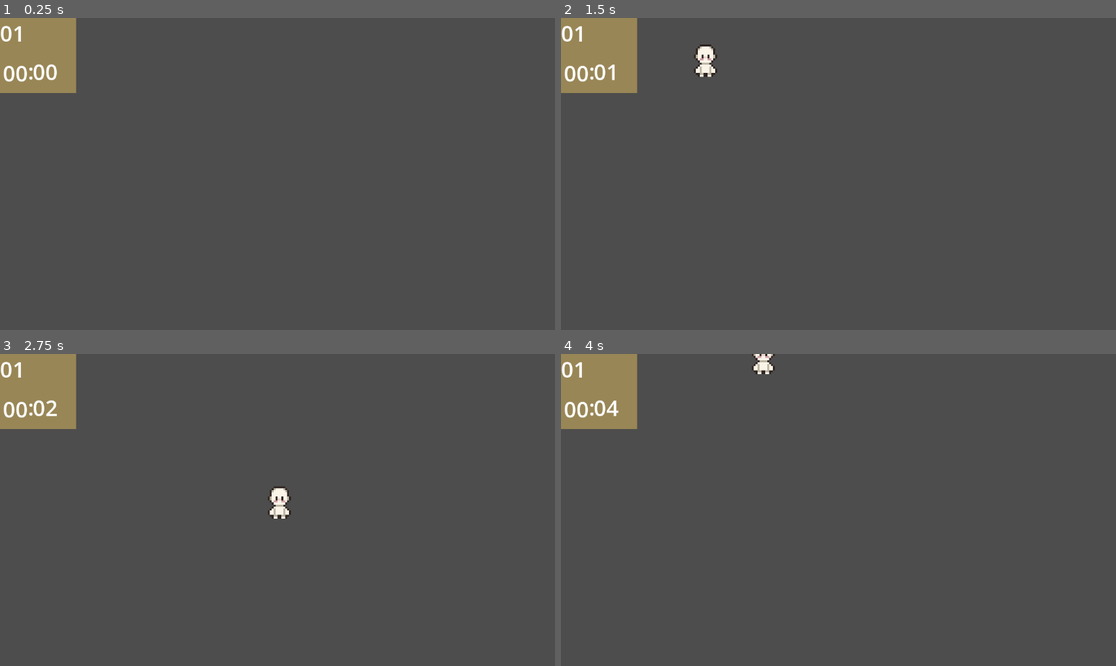
Above: before the commit, frames 1-4 (two rows, left to right).
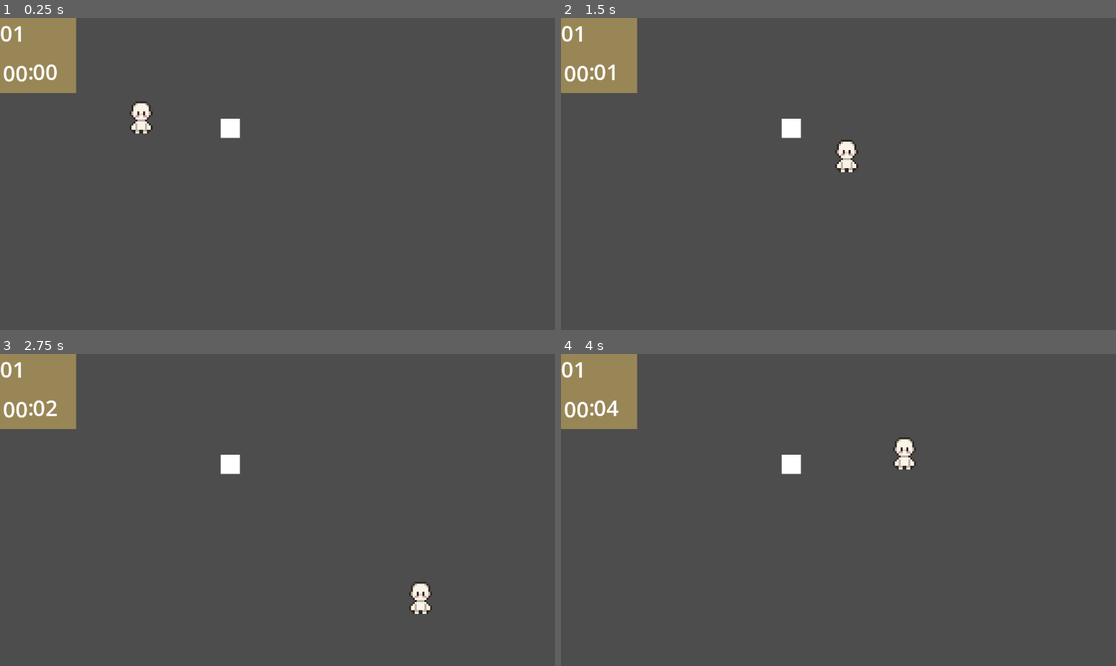
Above: after the commit, the same moments.

Repository: Jose-Prince/UVG-Tesis-Game
Game: Godot game, scene res://Scenes/Playground.tscn
The game is run twice, just before and just after one commit, with the same random seed, the same clock (stepped at 60 frames per second) and the same inputs. The project has no main scene, so this scene is started directly.
Inputs (mouse positions are in pixels of both pictures, inside the frame that each line leads up to):
- Up to frame 1 (0.25 s): no input
- Up to frame 2 (1.5 s): tap Enter at 0.5 s; move the mouse to (960, 158) at 0.52 s; hold D (right) 0.53-1.28 s; click (960, 158) at 0.67 s; move the mouse to (727, 189) at 1.27 s; hold S (down) from 1.28 s (still down); click (727, 189) at 1.42 s
- Up to frame 3 (2.75 s): move the mouse to (333, 441) at 2.02 s; release S (down) at 2.03 s; hold D (right) from 2.03 s (still down); click (333, 441) at 2.17 s
- Up to frame 4 (4 s): move the mouse to (810, 572) at 2.77 s; release D (right) at 2.78 s; hold W (up) 2.78-3.53 s; click (810, 572) at 2.92 s; move the mouse to (1005, 556) at 3.52 s; hold A (left) from 3.53 s (still down); click (1005, 556) at 3.67 s

The runs differ from the first frame. In frame 1, 0.6% of the frame differs, in the area x 23-44%, y 26-39%; in frame 2, 0.9%, in the area x 23-54%, y 8-50%; in frame 3, 0.9%; in frame 4, 0.8%.

Commit message:
Feat: make furniture clickable when near to it

Diff:
--- a/Prefabs/Player.tscn
+++ b/Prefabs/Player.tscn
@@ -42,7 +42,8 @@
 [sub_resource type="RectangleShape2D" id="RectangleShape2D_javds"]
 size = Vector2(49, 72.5)
 
-[node name="Player" type="CharacterBody2D" unique_id=1461023337]
+[node name="Player" type="CharacterBody2D" unique_id=1461023337 groups=["player"]]
+position = Vector2(0, 1)
 script = ExtResource("1_x3d5u")
 
 [node name="AnimatedSprite2D" type="AnimatedSprite2D" parent="." unique_id=916734474]
--- a/Prefabs/Sink.tscn
+++ b/Prefabs/Sink.tscn
@@ -3,7 +3,7 @@
 [ext_resource type="Script" uid="uid://n5vu4ib708g8" path="res://Scripts/kitchen_furniture.gd" id="1_tqjcn"]
 
 [sub_resource type="CircleShape2D" id="CircleShape2D_4mow3"]
-radius = 29.017237
+radius = 68.117546
 
 [node name="Sink" type="Area2D" unique_id=707847146]
 script = ExtResource("1_tqjcn")
@@ -17,3 +17,6 @@
 [node name="ColorRect" type="ColorRect" parent="." unique_id=1721181626]
 offset_right = 40.0
 offset_bottom = 40.0
+
+[connection signal="body_entered" from="." to="." method="_on_body_entered"]
+[connection signal="body_exited" from="." to="." method="_on_body_exited"]
--- a/Scenes/Playground.tscn
+++ b/Scenes/Playground.tscn
@@ -5,6 +5,7 @@
 [ext_resource type="PackedScene" uid="uid://b24hlpwkaryju" path="res://Prefabs/time_ui.tscn" id="3_eqbnc"]
 [ext_resource type="Script" uid="uid://brsgf6flsog4g" path="res://Scripts/time_ui.gd" id="4_a4k3g"]
 [ext_resource type="PackedScene" uid="uid://h6uqvesj3b8s" path="res://Prefabs/Player.tscn" id="5_npy7o"]
+[ext_resource type="PackedScene" uid="uid://b0301dxp1imrf" path="res://Prefabs/Sink.tscn" id="6_u6rxl"]
 
 [sub_resource type="Resource" id="Resource_a4k3g"]
 script = ExtResource("2_eqbnc")
@@ -24,5 +25,9 @@
 script = ExtResource("4_a4k3g")
 
 [node name="Player" parent="." unique_id=1461023337 instance=ExtResource("5_npy7o")]
+position = Vector2(293, 198)
+
+[node name="Sink" parent="." unique_id=707847146 instance=ExtResource("6_u6rxl")]
+position = Vector2(458, 209)
 
 [connection signal="updated" from="TimeSystem" to="CanvasLayer/TimeGui" method="_on_time_system_updated"]
--- a/Scripts/kitchen_furniture.gd
+++ b/Scripts/kitchen_furniture.gd
@@ -1,9 +1,20 @@
 extends Area2D
+
+var clickable = false
 
 func _ready() -> void:
 	input_event.connect(_on_input_event)
 
 func _on_input_event(viewport, event, shape_idx):
-	if event is InputEventMouseButton:
-		if event.pressed && event.button_index == MOUSE_BUTTON_LEFT:
-			print("clic")
+	if clickable:
+		if event is InputEventMouseButton:
+			if event.pressed && event.button_index == MOUSE_BUTTON_LEFT:
+				print("click: " + str(clickable))
+
+func _on_body_entered(body: Node2D) -> void:
+	if body.is_in_group("player"):
+		clickable = true
+
+func _on_body_exited(body: Node2D) -> void:
+	if body.is_in_group("player"):
+		clickable = false
--- a/project.godot
+++ b/project.godot
@@ -13,6 +13,10 @@
 config/name="Cozy Cafe"
 config/features=PackedStringArray("4.6", "GL Compatibility")
 config/icon="res://icon.svg"
+
+[global_group]
+
+player=""
 
 [input]
 
